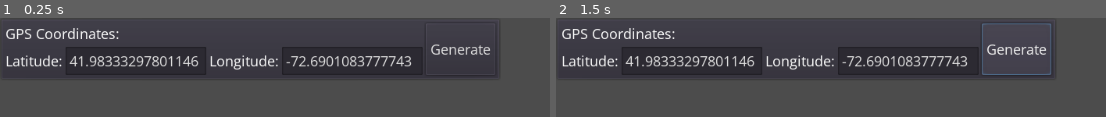
Above: before the commit, frames 1-2 (left to right).
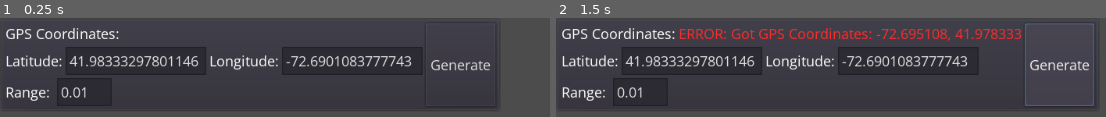
Above: after the commit, the same moments.

Repository: Netruk44/walking-app-proto-v2
Game: Godot game, scene res://scenes/Root.tscn
Two runs of this game, one before a commit and one after it. Both use one fixed random seed, a clock stepped at 60 frames per second and the inputs below.
Inputs:
- Up to frame 1 (0.25 s): no input
- Up to frame 2 (1.5 s): click "Generate" at 0.5 s; click "Generate" at 1.25 s

The runs differ from the first frame. In frame 1, 4.5% of the frame differs, in the area x 1-91%, y 26-91%; in frame 2, 8.7%, in the area x 1-99%, y 4-91%.
Error before the commit: Invalid set index 'text' (on base: 'null instance') with value of type 'String'. (res://scenes/GPSCoordsPanel.gd:24)

Commit message:
Add range. Clicking generate now calculates extents.

Diff:
--- a/scenes/GPSCoordsPanel.gd
+++ b/scenes/GPSCoordsPanel.gd
@@ -1,14 +1,11 @@
 extends PanelContainer
 
-
-# Declare member variables here. Examples:
-# var a = 2
-# var b = "text"
-
+signal generate_pressed;
 
 # Called when the node enters the scene tree for the first time.
 func _ready():
-	pass # Replace with function body.
+	# Never show error label on startup, even if viewing it in the editor.
+	$ContainerHBox/ControlsVBox/LabelsHBox/ErrorLabel.hide()
 
 
 # Called every frame. 'delta' is the elapsed time since the previous frame.
@@ -16,19 +13,58 @@
 #	pass
 
 func _on_GenerateButton_pressed():
-	setError("Not Implemented!")
-	pass
+	# Check for unexpected characters
+	var regex = RegEx.new()
+	regex.compile('^([+-])?\\d+(\\.\\d*)?$')
 
-func setError(text):
-	var label = $HBoxContainer/VBoxContainer/HBoxContainer2/ErrorLabel
+	var latEdit = $ContainerHBox/ControlsVBox/CoordsEditHBox/LatitudeHBox/LatitudeEdit
+	var latText = latEdit.text
+	if not regex.search(latText):
+		showError("Latitude isn't a valid number.")
+		return
+
+	var longEdit = $ContainerHBox/ControlsVBox/CoordsEditHBox/LongitudeHBox/LongitudeEdit
+	var longText = longEdit.text
+	if not regex.search(longText):
+		showError("Longitude isn't a valid number.")
+		return
+
+	var rangeEdit = $ContainerHBox/ControlsVBox/RangeHBox/RangeEdit
+	var rangeText = rangeEdit.text
+	if not regex.search(rangeText):
+		showError("Range isn't a valid number.")
+		return
+
+	# Get center GPS coordinate & range
+	var center_latitude = float(latText)
+	var center_longitude = float(longText)
+	var r = float(rangeText) / 2.0
+
+	# Get extents
+	var e = center_latitude - r
+	var w = center_latitude + r
+
+	var n = center_longitude - r
+	var s = center_longitude + r
+
+	# OpenMaps OverPass API expects
+	emit_signal("generate_pressed", {
+		"n": n,
+		"s": s,
+		"e": e,
+		"w": w
+	})
+
+func _on_ErrorTimer_timeout():
+	$ContainerHBox/ControlsVBox/LabelsHBox/ErrorLabel.hide()
+
+
+func showError(text):
+	var label = $ContainerHBox/ControlsVBox/LabelsHBox/ErrorLabel
 	label.text = "ERROR: %s" % text
 
 	if not label.visible:
 		label.show()
 
-	var timer = $HBoxContainer/VBoxContainer/HBoxContainer2/ErrorTimer
+	var timer = $ContainerHBox/ControlsVBox/LabelsHBox/ErrorTimer
 	timer.start()
-
-
-func _on_ErrorTimer_timeout():
-	$HBoxContainer/VBoxContainer/HBoxContainer2/ErrorLabel.hide()
--- a/scenes/GPSCoordsPanel.tscn
+++ b/scenes/GPSCoordsPanel.tscn
@@ -11,11 +11,11 @@
 margin_left = 7.0
 margin_top = 7.0
 margin_right = 577.0
-margin_bottom = 49.0
+margin_bottom = 77.0
 
 [node name="ControlsVBox" type="VBoxContainer" parent="ContainerHBox"]
 margin_right = 495.0
-margin_bottom = 42.0
+margin_bottom = 70.0
 
 [node name="LabelsHBox" type="HBoxContainer" parent="ContainerHBox/ControlsVBox"]
 margin_right = 495.0
@@ -27,10 +27,9 @@
 text = "GPS Coordinates:"
 
 [node name="ErrorLabel" type="Label" parent="ContainerHBox/ControlsVBox/LabelsHBox"]
-visible = false
-margin_left = 150.0
-margin_right = 232.0
-margin_bottom = 26.0
+margin_left = 113.0
+margin_right = 174.0
+margin_bottom = 14.0
 custom_colors/font_color = Color( 1, 0.176471, 0.176471, 1 )
 text = "Error Text"
 
@@ -38,50 +37,67 @@
 wait_time = 5.0
 one_shot = true
 
-[node name="TextEditHBox" type="HBoxContainer" parent="ContainerHBox/ControlsVBox"]
+[node name="CoordsEditHBox" type="HBoxContainer" parent="ContainerHBox/ControlsVBox"]
 margin_top = 18.0
 margin_right = 495.0
 margin_bottom = 42.0
 
-[node name="LatitudeHBox" type="HBoxContainer" parent="ContainerHBox/ControlsVBox/TextEditHBox"]
+[node name="LatitudeHBox" type="HBoxContainer" parent="ContainerHBox/ControlsVBox/CoordsEditHBox"]
 margin_right = 240.0
 margin_bottom = 24.0
 
-[node name="LatitudeLabel" type="Label" parent="ContainerHBox/ControlsVBox/TextEditHBox/LatitudeHBox"]
+[node name="LatitudeLabel" type="Label" parent="ContainerHBox/ControlsVBox/CoordsEditHBox/LatitudeHBox"]
 margin_top = 5.0
 margin_right = 56.0
 margin_bottom = 19.0
 text = "Latitude:"
 
-[node name="LatitudeEdit" type="LineEdit" parent="ContainerHBox/ControlsVBox/TextEditHBox/LatitudeHBox"]
+[node name="LatitudeEdit" type="LineEdit" parent="ContainerHBox/ControlsVBox/CoordsEditHBox/LatitudeHBox"]
 margin_left = 60.0
 margin_right = 240.0
 margin_bottom = 24.0
 rect_min_size = Vector2( 180, 0 )
 text = "41.98333297801146"
 
-[node name="LongitudeHBox" type="HBoxContainer" parent="ContainerHBox/ControlsVBox/TextEditHBox"]
+[node name="LongitudeHBox" type="HBoxContainer" parent="ContainerHBox/ControlsVBox/CoordsEditHBox"]
 margin_left = 244.0
 margin_right = 495.0
 margin_bottom = 24.0
 
-[node name="LongitudeLabel" type="Label" parent="ContainerHBox/ControlsVBox/TextEditHBox/LongitudeHBox"]
+[node name="LongitudeLabel" type="Label" parent="ContainerHBox/ControlsVBox/CoordsEditHBox/LongitudeHBox"]
 margin_top = 5.0
 margin_right = 67.0
 margin_bottom = 19.0
 text = "Longitude:"
 
-[node name="LongitudeEdit" type="LineEdit" parent="ContainerHBox/ControlsVBox/TextEditHBox/LongitudeHBox"]
+[node name="LongitudeEdit" type="LineEdit" parent="ContainerHBox/ControlsVBox/CoordsEditHBox/LongitudeHBox"]
 margin_left = 71.0
 margin_right = 251.0
 margin_bottom = 24.0
 rect_min_size = Vector2( 180, 0 )
 text = "-72.69010837777432"
 
+[node name="RangeHBox" type="HBoxContainer" parent="ContainerHBox/ControlsVBox"]
+margin_top = 46.0
+margin_right = 495.0
+margin_bottom = 70.0
+
+[node name="RangeLabel" type="Label" parent="ContainerHBox/ControlsVBox/RangeHBox"]
+margin_top = 5.0
+margin_right = 46.0
+margin_bottom = 19.0
+text = "Range: "
+
+[node name="RangeEdit" type="LineEdit" parent="ContainerHBox/ControlsVBox/RangeHBox"]
+margin_left = 50.0
+margin_right = 108.0
+margin_bottom = 24.0
+text = "0.01"
+
 [node name="GenerateButton" type="Button" parent="ContainerHBox"]
 margin_left = 499.0
 margin_right = 570.0
-margin_bottom = 42.0
+margin_bottom = 70.0
 text = "Generate"
 
 [connection signal="timeout" from="ContainerHBox/ControlsVBox/LabelsHBox/ErrorTimer" to="." method="_on_ErrorTimer_timeout"]
--- /dev/null
+++ b/scenes/Root.gd
@@ -0,0 +1,20 @@
+extends Node
+
+
+# Declare member variables here. Examples:
+# var a = 2
+# var b = "text"
+
+
+# Called when the node enters the scene tree for the first time.
+func _ready():
+	pass # Replace with function body.
+
+
+# Called every frame. 'delta' is the elapsed time since the previous frame.
+#func _process(delta):
+#	pass
+
+
+func _on_GPSCoordsPanel_generate_pressed(coords):
+	$UI/GPSCoordsPanel.showError('Got GPS Coordinates: %f, %f' % [coords['n'], coords['e']])
--- a/scenes/Root.tscn
+++ b/scenes/Root.tscn
@@ -1,6 +1,7 @@
-[gd_scene load_steps=5 format=2]
+[gd_scene load_steps=6 format=2]
 
 [ext_resource path="res://scenes/GPSCoordsPanel.tscn" type="PackedScene" id=1]
+[ext_resource path="res://scenes/Root.gd" type="Script" id=2]
 
 [sub_resource type="DynamicFontData" id=1]
 font_path = "res://fonts/OpenSans-VariableFont_wdth,wght.ttf"
@@ -13,6 +14,7 @@
 default_font = SubResource( 2 )
 
 [node name="Root" type="Node"]
+script = ExtResource( 2 )
 
 [node name="UI" type="Control" parent="."]
 margin_right = 268.0
@@ -20,3 +22,5 @@
 theme = SubResource( 3 )
 
 [node name="GPSCoordsPanel" parent="UI" instance=ExtResource( 1 )]
+
+[connection signal="generate_pressed" from="UI/GPSCoordsPanel" to="." method="_on_GPSCoordsPanel_generate_pressed"]
